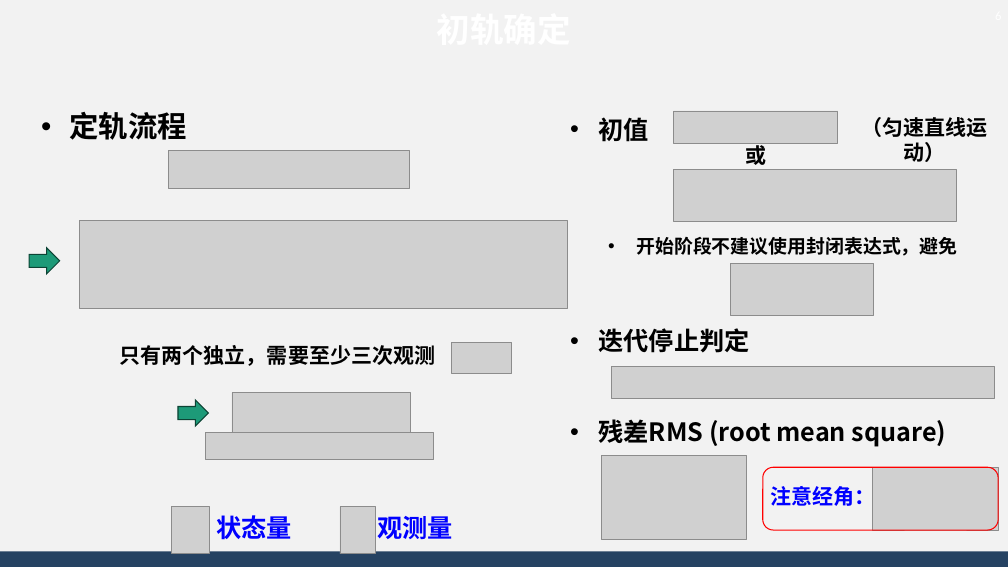
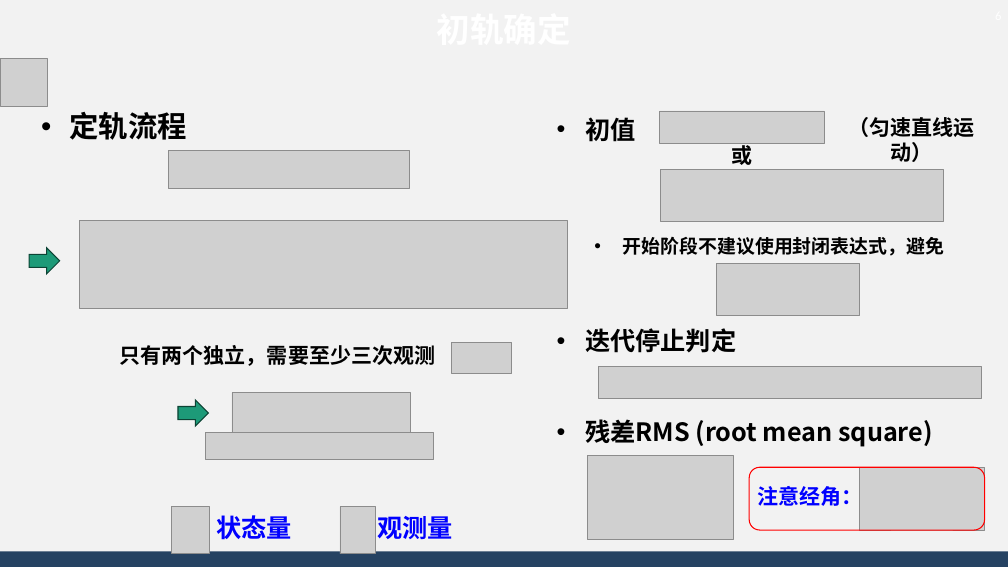
Before and after one commit to AsBackup/DAOSSA, a slide deck: slide 6 of 12 初轨确定和精密定轨原理.pptx. Drawn at 1008x567 pixels with LibreOffice and Linux fonts; fonts in the diff are those of the drawing; grey boxes stand for pictures; background and template pictures are left out. Boxes give left, top, right and bottom in pixels: in the first picture for what was removed or moved away, otherwise in the second. Text is boxed around its words. In the diff, an @@ line names an element or a change of style, - is before the commit and + after.

```diff
--- a/12 初轨确定和精密定轨原理.pptx
+++ b/12 初轨确定和精密定轨原理.pptx
@@ picture added at bbox=[0, 59, 47, 106] @@
@@ 6 pictures, 4 texts, 1 rounded rectangle: place and size @@
-6 pictures, 4 texts, 1 rounded rectangle at bbox=[599, 111, 998, 540]
+6 pictures, 4 texts, 1 rounded rectangle at bbox=[585, 111, 985, 540]
```
Also in this commit, not shown: 12 other slides changed, 1 slide added, 3 slides removed, 1 other file.
